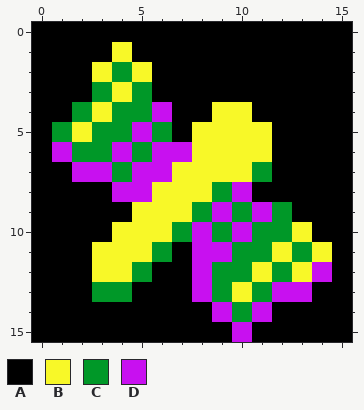
Pixel-art sprite, stored at Graphics/Sprites/DMG/SprPlayer_45.png. This is how it looked before the edit.
The file is 16x16 pixels.
Palette (. is transparent): A #000000  B #f8f828  C #009828  D #c810f0
Pixels before, first column x 0:
 0 AAAAAAAAAAAAAAAA
 1 AAAABAAAAAAAAAAA
 2 AAABCBAAAAAAAAAA
 3 AAACBCAAAAAAAAAA
 4 AACBCCDAABBAAAAA
 5 ACBCCDCABBBBAAAA
 6 ADCCDCDDBBBBAAAA
 7 AADDCDDBBBBCAAAA
 8 AAAADDBBBCDAAAAA
 9 AAAAABBBCDCDCAAA
10 AAAABBBCDCDCCBAA
11 AAABBBCADDCCBCBA
12 AAABBCAADCCBCBDA
13 AAACCAAADCBCDDAA
14 AAAAAAAAADCDAAAA
15 AAAAAAAAAADAAAAA
New version:
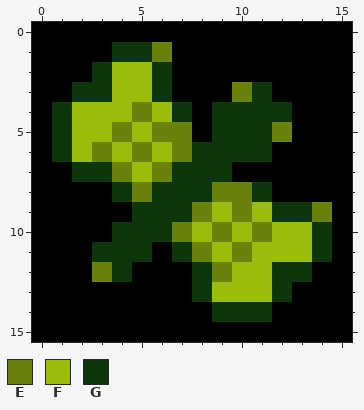
Colours new in this view: E #698209  F #9bbc0c  G #0c360c
Edits made:
y 1: x 4..6 BAA -> GGE
y 2: x 3..6 BCBA -> GFFG
y 3: x 2..6 ACBCA -> GGFFG; x 10..11 AA -> EG
y 4: x 1..7 ACBCCDA -> GFFFEFG; x 9..12 BBAA -> GGGG
y 5: x 1..12 CBCCDCABBBBA -> GFFEFEEAGGGE
y 6: x 1..11 DCCDCDDBBBB -> GFEFEFEGGGG
y 7: x 2..11 DDCDDBBBBC -> GGEFEGGGAA
y 8: x 4..11 DDBBBCDA -> GEGGGEEG
y 9: x 5..14 BBBCDCDCAA -> GGGEFEFGGE
y 10: x 4..14 BBBCDCDCCBA -> GGGEFEFEFFG
y 11: x 3..14 BBBCADDCCBCB -> GGGAGEFEFFFG
y 12: x 3..5 BBC -> EGA; x 8..14 DCCBCBD -> GEFFGGA
y 13: x 3..4 CC -> AA; x 8..13 DCBCDD -> GFFFGA
y 14: x 9..11 DCD -> GGG
y 15: x 10 D -> A
Where, in picture pixels (left, top, right, bottom), the same in both pictures:
changed: (52, 42, 332, 342)
